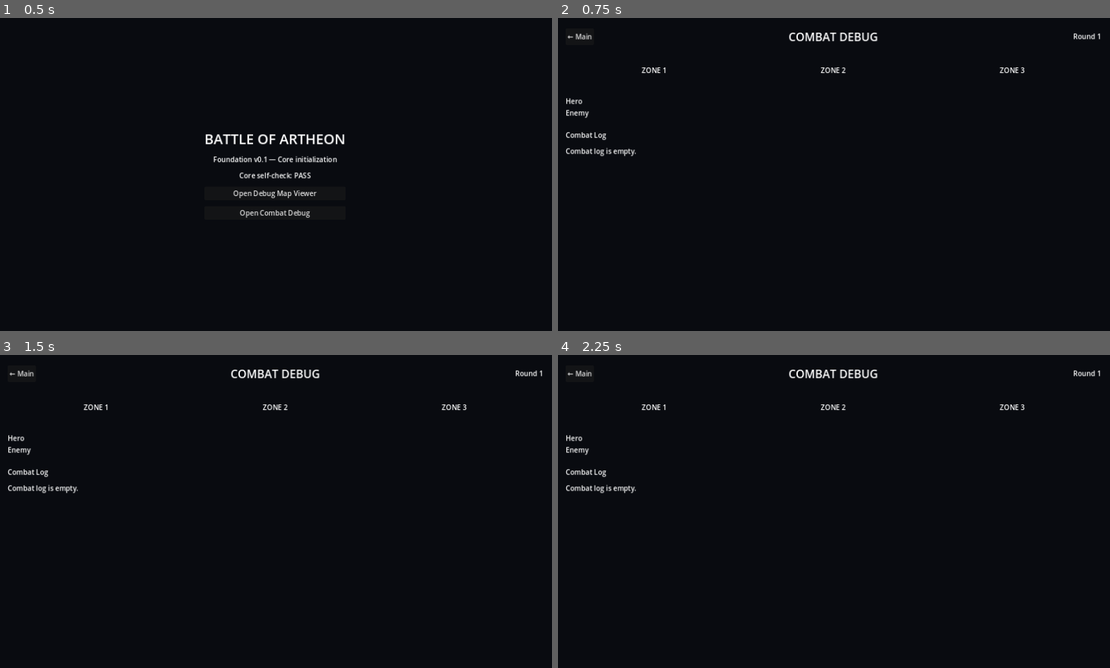
Above: before the commit, frames 1-4 (two rows, left to right).
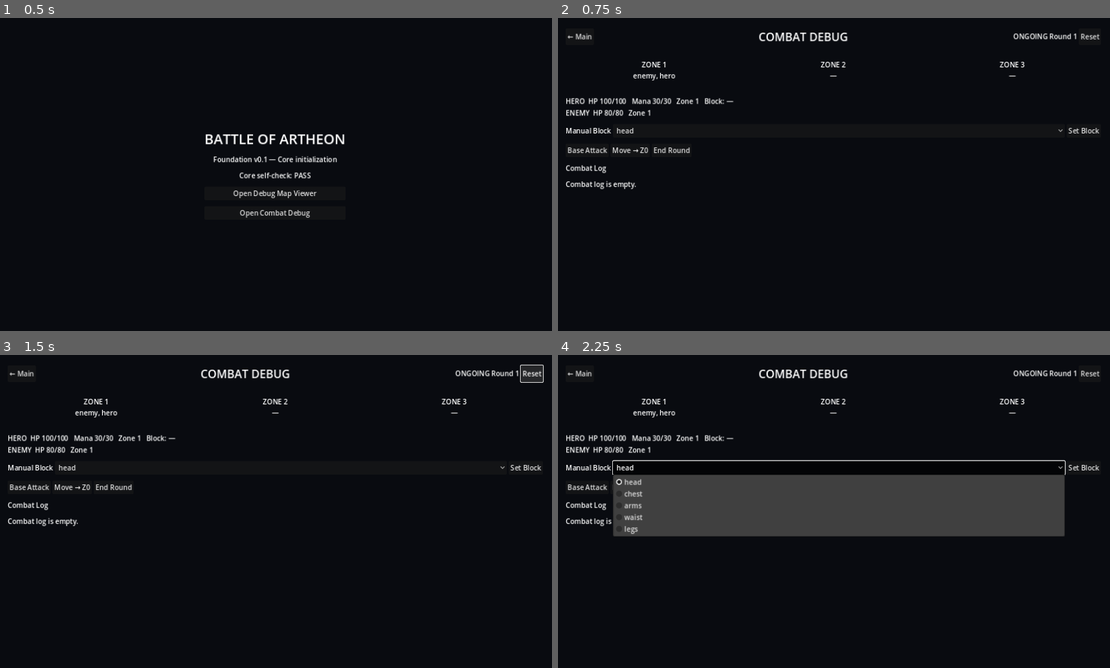
Above: after the commit, the same moments.

Repository: Archoniou1987/Battle-of-Artheon
Game: Godot game, scene res://scenes/main/main.tscn
Two runs of this game, one before a commit and one after it. Both use one fixed random seed, a clock stepped at 60 frames per second and the inputs below.
Inputs (mouse positions are in pixels of both pictures, inside the frame that each line leads up to):
- Up to frame 1 (0.5 s): no input
- Up to frame 2 (0.75 s): click "Open Combat Debug" at 0.5 s
- Up to frame 3 (1.5 s): click (529, 373) at 1.25 s, where only the run after the commit has a clickable "Reset"
- Up to frame 4 (2.25 s): click (839, 467) at 2 s, where only the run after the commit has a clickable "head"

Frame 1 is identical in both runs. In frame 2, 2.4% of the frame differs, in the area x 1-99%, y 4-55%; in frame 3, 2.6%; in frame 4, 19%, in the area x 1-99%, y 4-58%.
Error before the commit: Invalid access to property or key 'pressed' on a base object of type 'null instance'. (res://scenes/debug/debug_combat_viewer.gd:24)

Commit message:
Add combat debug defence and reset UI

Diff:
--- a/scenes/debug/debug_combat_viewer.tscn
+++ b/scenes/debug/debug_combat_viewer.tscn
@@ -39,9 +39,17 @@
 text = "COMBAT DEBUG"
 horizontal_alignment = 1
 
+[node name="Outcome" type="Label" parent="Margin/VBox/Header"]
+layout_mode = 2
+text = "ONGOING"
+
 [node name="Round" type="Label" parent="Margin/VBox/Header"]
 layout_mode = 2
 text = "Round 1"
+
+[node name="Reset" type="Button" parent="Margin/VBox/Header"]
+layout_mode = 2
+text = "Reset"
 
 [node name="Zones" type="HBoxContainer" parent="Margin/VBox"]
 layout_mode = 2
@@ -81,6 +89,21 @@
 layout_mode = 2
 text = "Enemy"
 
+[node name="Defence" type="HBoxContainer" parent="Margin/VBox"]
+layout_mode = 2
+
+[node name="DefenceLabel" type="Label" parent="Margin/VBox/Defence"]
+layout_mode = 2
+text = "Manual Block"
+
+[node name="BlockZone" type="OptionButton" parent="Margin/VBox/Defence"]
+layout_mode = 2
+size_flags_horizontal = 3
+
+[node name="SetBlock" type="Button" parent="Margin/VBox/Defence"]
+layout_mode = 2
+text = "Set Block"
+
 [node name="Actions" type="HBoxContainer" parent="Margin/VBox"]
 layout_mode = 2
 
